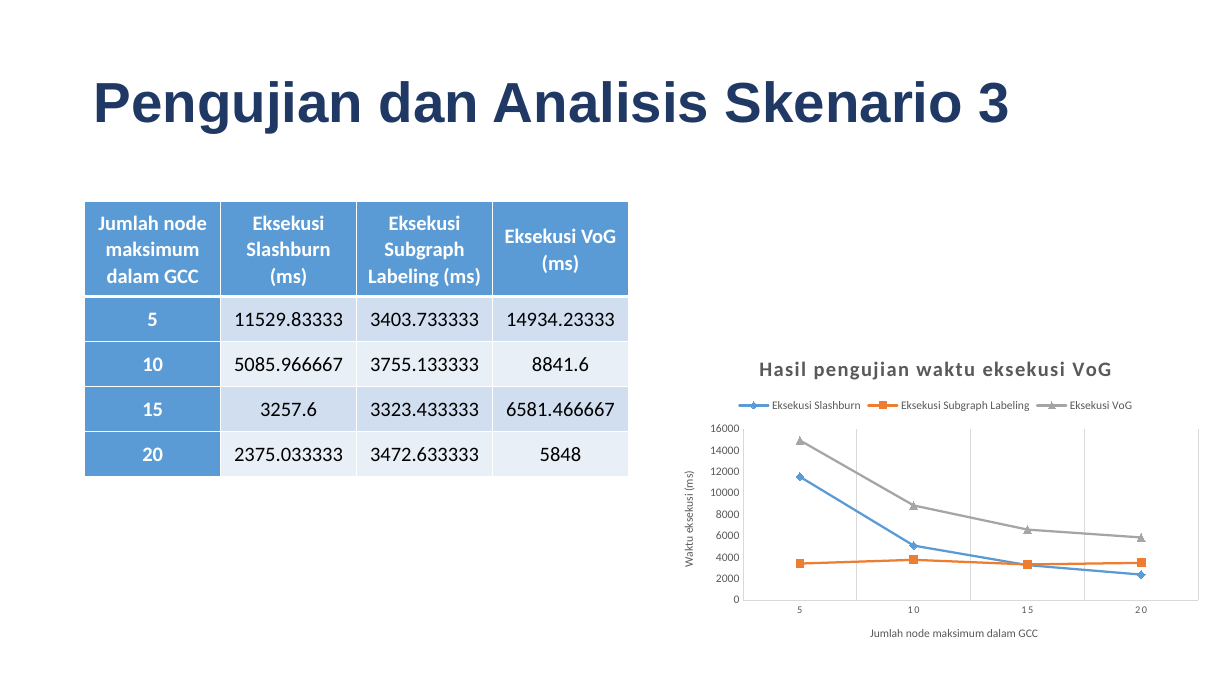
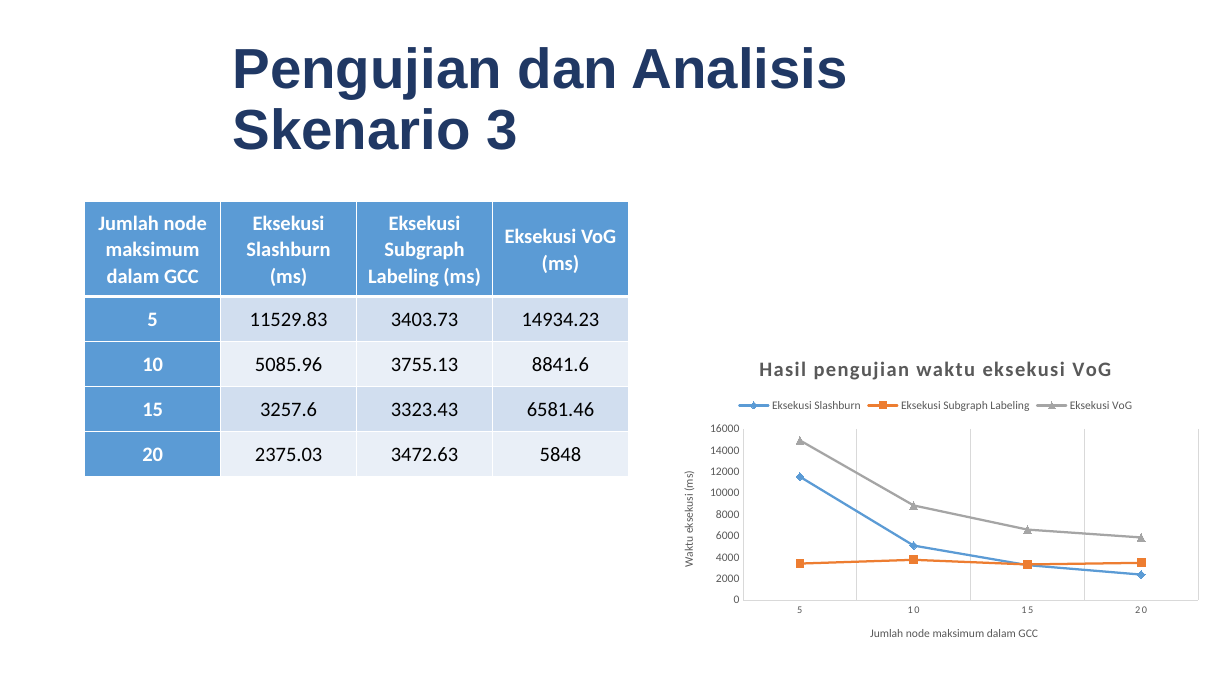
Before and after one commit to satrioadityo/VoG, a slide deck: slide 12 of Presentasi Implementasi VoG.pptx (slide 13 before the commit). Drawn at 1232x693 pixels with LibreOffice and Linux fonts; fonts in the diff are those of the drawing; background and template pictures are left out. Boxes give left, top, right and bottom in pixels: in the first picture for what was removed or moved away, otherwise in the second. Text is boxed around its words. In the diff, an @@ line names an element or a change of style, - is before the commit and + after.

```diff
--- a/Presentasi Implementasi VoG.pptx
+++ b/Presentasi Implementasi VoG.pptx
@@ title "Pengujian dan Analisis Skenario 3" rewrapped from (x1=94, y1=81, x2=1010, y2=132) to (x1=233, y1=47, x2=847, y2=150) @@
@@ table at (x1=85, y1=201, x2=628, y2=476) @@
-row 2: 5 | 11529.83333 | 3403.733333 | 14934.23333
+row 2: 5 | 11529.83 | 3403.73 | 14934.23
-row 3, column 2: 5085.966667
+row 3, column 2: 5085.96
-row 3, column 3: 3755.133333
+row 3, column 3: 3755.13
-row 4, column 3: 3323.433333
+row 4, column 3: 3323.43
-row 4, column 4: 6581.466667
+row 4, column 4: 6581.46
-row 5, column 2: 2375.033333
+row 5, column 2: 2375.03
-row 5, column 3: 3472.633333
+row 5, column 3: 3472.63
```
Also in this commit, not shown: 12 other slides changed, 1 slide added, 2 slides removed, 3 other files.
